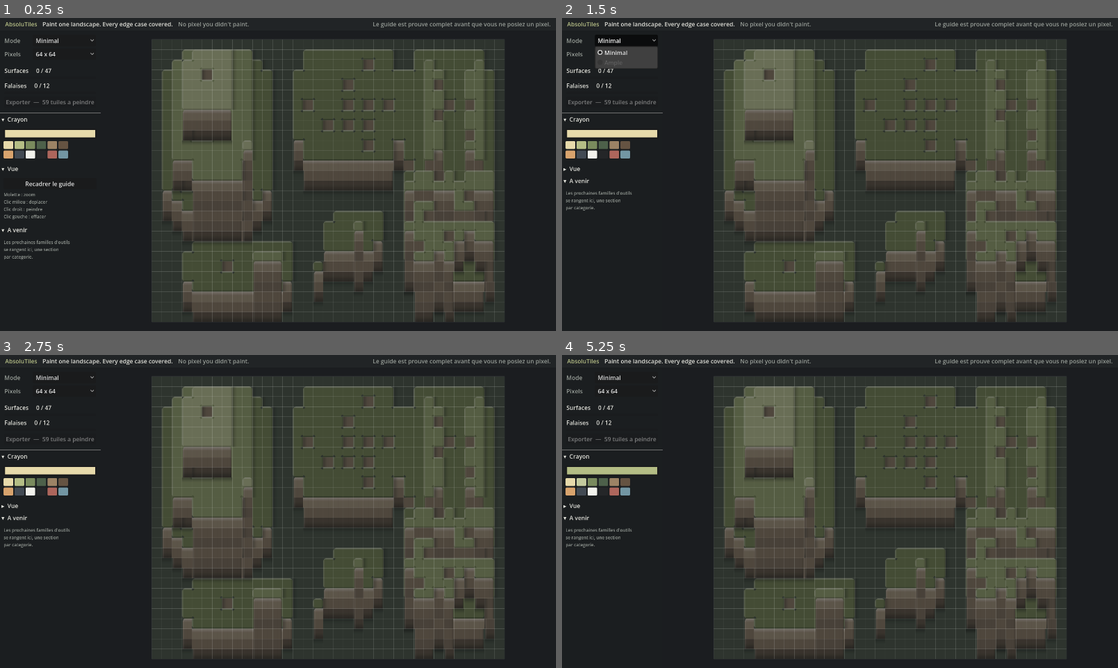
Above: before the commit, frames 1-4 (two rows, left to right).
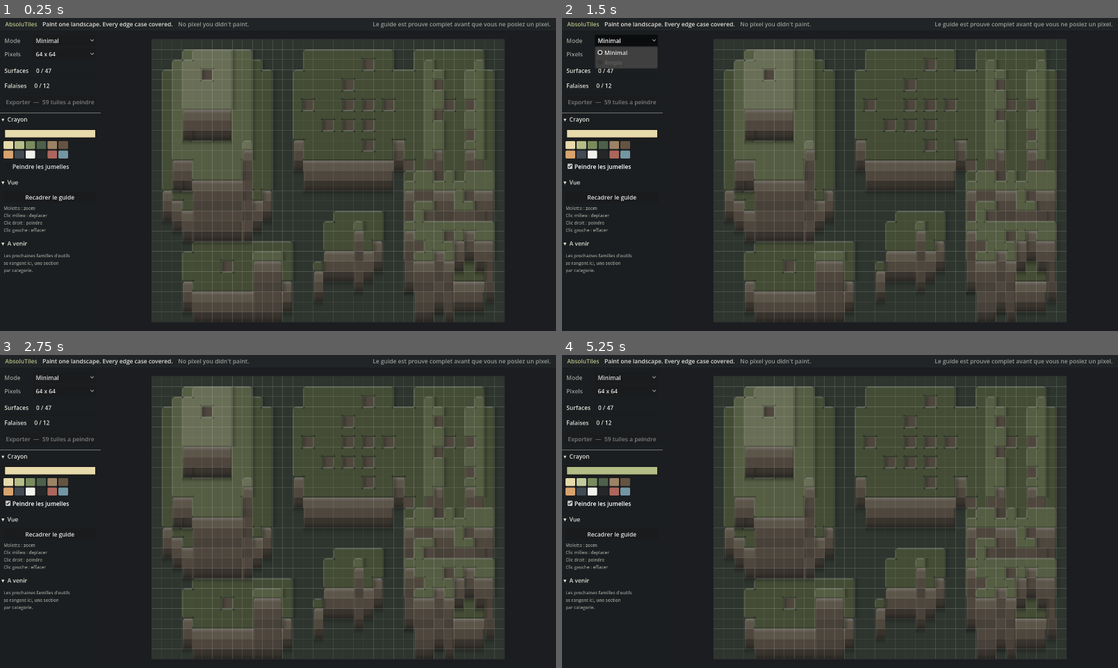
Above: after the commit, the same moments.

Repository: darref/MarchingSquares
Game: Godot game, scene res://ui/editor.tscn
Two runs of this game, one before a commit and one after it. Both use one fixed random seed, a clock stepped at 60 frames per second and the inputs below.
Inputs (mouse positions are in pixels of both pictures, inside the frame that each line leads up to):
- Up to frame 1 (0.25 s): no input
- Up to frame 2 (1.5 s): click (612, 165) at 0.5 s, where only the run after the commit has a clickable "Peindre les jumelles"; click "Minimal" at 1.25 s
- Up to frame 3 (2.75 s): click "64 x 64" at 2 s
- Up to frame 4 (5.25 s): click "▾ Crayon" at 2.75 s; click "▸ Crayon" at 3.5 s; click (573, 483) at 4.25 s; click (578, 483) at 5 s

The runs differ from the first frame. In frame 1, 0.9% of the frame differs, in the area x 0-14%, y 46-82%; in frame 2, 0.7%; in frame 3, 0.7%; in frame 4, 0.7%.

Commit message:
Peindre les jumelles, et les groupes qui les designent
Deux cases qui portent le meme index de surface -- ou le meme role de
robe -- sont la MEME tuile. Une case a cocher permet de les peindre
ensemble : on dessine une fois, toutes les variantes recoivent le meme
etat, en direct.

- coverage.cells_by_index() et walls.cells_by_role() : le noyau designe
  les groupes, l'interface ne fait que les suivre.
- work_area : le televersement au GPU se limite aux cases visibles. Un
  coup de crayon peut en salir cent d'un coup ; a 256 pixels de cote,
  les remonter toutes ferait vingt-cinq mega-octets par image.
- la surbrillance du faux pixel sous la souris a ete essayee puis
  retiree : elle obligeait a redessiner a chaque micro-mouvement.

Le mode « peindre les rotations » est note dans les questions ouvertes,
avec la reserve qui va avec : une rotation fabrique une tuile que
personne n'a dessinee, la ou deux jumelles sont la meme tuile.

123 verifications, 0 echec.

Co-Authored-By: Claude Opus 5 <noreply@anthropic.com>
Claude-Session: https://claude.ai/code/session_018tvN4TQBR3sh7MsSTnFB1b

Diff:
--- a/core/coverage.gd
+++ b/core/coverage.gd
@@ -146,3 +146,19 @@
 			if index != NO_INDEX:
 				indices[Vector2i(x, y)] = index
 	return indices
+
+
+## Les cases regroupees par index de surface.
+##
+## Deux cases du meme groupe portent LA MEME TUILE : ce sont des variantes l'une de
+## l'autre. C'est ce qui permet de proposer de les peindre ensemble.
+static func cells_by_index(index_by_cell: Dictionary) -> Dictionary:
+	var groups: Dictionary = {}
+	for cell: Vector2i in index_by_cell.keys():
+		var index: int = int(index_by_cell[cell])
+		if not groups.has(index):
+			var fresh: Array[Vector2i] = []
+			groups[index] = fresh
+		var cells: Array[Vector2i] = groups[index]
+		cells.append(cell)
+	return groups
--- a/core/walls.gd
+++ b/core/walls.gd
@@ -305,3 +305,17 @@
 	if left.y != right.y:
 		return left.y < right.y
 	return left.x < right.x
+
+
+## Les cases de robe regroupees par role. Meme raison que coverage.cells_by_index() : deux
+## cases du meme role portent la meme tuile.
+static func cells_by_role(visible: Dictionary) -> Dictionary:
+	var groups: Dictionary = {}
+	for cell: Vector2i in visible.keys():
+		var role: Vector2i = visible[cell]
+		if not groups.has(role):
+			var fresh: Array[Vector2i] = []
+			groups[role] = fresh
+		var cells: Array[Vector2i] = groups[role]
+		cells.append(cell)
+	return groups
--- a/tests/run.gd
+++ b/tests/run.gd
@@ -37,6 +37,7 @@
 	_test_minimal_guide_walls()
 	_test_painting()
 	_test_wall_variants()
+	_test_twins()
 	_test_guide_image()
 	_report_candidate_guide()
 	_print_summary()
@@ -454,6 +455,39 @@
 	_check(full["unused"].is_empty(), "aucune case de robe inutilisee quand tout est peint")
 
 
+func _test_twins() -> void:
+	print("jumelles : les cases qui portent la meme tuile")
+	# Deux ilots isoles portent le meme index : ce sont des variantes l une de l autre.
+	var flat: PackedStringArray = HeightMask.parse("#.#")
+	var indices: Dictionary = Coverage.index_map(flat)
+	var groups: Dictionary = Coverage.cells_by_index(indices)
+	_check_equal(groups.size(), 1, "un seul index en jeu")
+	var expected: Array[Vector2i] = [Vector2i(0, 0), Vector2i(2, 0)]
+	_check_equal(groups[0], expected, "les deux ilots sont jumeaux")
+
+	var relief: PackedStringArray = HeightMask.parse(".....
+.222.
+.....
+.....
+.....
+.....
+.....
+.....")
+	var roles: Dictionary = Walls.visible_roles(relief)
+	var wall_groups: Dictionary = Walls.cells_by_role(roles)
+	_check_equal(wall_groups.size(), Walls.ALL_ROLES.size(), "les douze roles forment douze groupes")
+	var consistent: bool = true
+	var counted: int = 0
+	for role: Vector2i in wall_groups.keys():
+		var cells: Array[Vector2i] = wall_groups[role]
+		counted += cells.size()
+		for cell: Vector2i in cells:
+			if roles[cell] != role:
+				consistent = false
+	_check(consistent, "un groupe ne rassemble que des cases du meme role")
+	_check_equal(counted, roles.size(), "aucune case de robe n est oubliee ni comptee deux fois")
+
+
 func _test_guide_image() -> void:
 	print("rendu : l illustration se calcule depuis le relief seul")
 	var heights: PackedStringArray = HeightMask.parse(".....
--- a/ui/editor.gd
+++ b/ui/editor.gd
@@ -55,6 +55,7 @@
 		var button: Button = swatch as Button
 		if button != null:
 			button.pressed.connect(_on_swatch_pressed.bind(button))
+	(%TwinsCheck as CheckBox).toggled.connect(_on_twins_toggled)
 	(%FitButton as Button).pressed.connect(_on_fit_pressed)
 	(%ExportButton as Button).pressed.connect(_on_export_pressed)
 	work.reserved_left = (%Sidebar as Control).size.x
@@ -143,6 +144,7 @@
 	_painting = Painting.new(_current_resolution())
 	var work: Control = %WorkArea
 	work.pencil = (%PencilColor as ColorPickerButton).color
+	work.paint_twins = (%TwinsCheck as CheckBox).button_pressed
 	work.show_guide(_heights, _painting)
 	_refresh_counters()
 
@@ -165,6 +167,10 @@
 	var color: Color = button.get_meta("color")
 	(%PencilColor as ColorPickerButton).color = color
 	(%WorkArea as Control).pencil = color
+
+
+func _on_twins_toggled(pressed: bool) -> void:
+	(%WorkArea as Control).paint_twins = pressed
 
 
 func _on_fit_pressed() -> void:
--- a/ui/editor.tscn
+++ b/ui/editor.tscn
@@ -568,6 +568,12 @@
 theme_override_styles/hover = SubResource("StyleBoxFlat_i3odb")
 metadata/color = Color(0.451, 0.588, 0.639, 1)
 
+[node name="TwinsCheck" type="CheckBox" parent="Layout/Body/Sidebar/Column/ToolsScroll/Sections/PencilSection/Content/Items"]
+unique_name_in_owner = true
+layout_mode = 2
+tooltip_text = "Les cases qui portent la meme tuile recoivent le meme dessin, en direct."
+text = "Peindre les jumelles"
+
 [node name="ViewSection" type="VBoxContainer" parent="Layout/Body/Sidebar/Column/ToolsScroll/Sections" unique_id=540198287]
 layout_mode = 2
 theme_override_constants/separation = 0
--- a/ui/work_area.gd
+++ b/ui/work_area.gd
@@ -34,6 +34,11 @@
 const HOVER_REFUSED: Color = Color(0.925, 0.463, 0.396, 0.90)
 
 var pencil: Color = Color(0.906, 0.855, 0.671)
+
+## Peindre une case peint aussi toutes celles qui portent la meme tuile.
+## ⚠ CE N'EST PAS UN REGLAGE DU PRODUIT, c'est une aide au geste : elle ne change rien a ce
+## qui sort, seulement au nombre de fois qu'il faut refaire le meme dessin.
+var paint_twins: bool = false
 
 ## Largeur occupee par la barre d'outils, qui est posee SUR la zone de travail.
 ## ⚠ ELLE NE SERT QU AU CADRAGE. On ne bride pas le dessin a cette marge : le guide peut
@@ -52,7 +57,9 @@
 var _stroke: int = 0
 var _last_paint: Vector2 = Vector2.ZERO
 var _panning: bool = false
-var _dirty: Dictionary = {}
+var _stale: Dictionary = {}
+var _changed: bool = false
+var _twin_of: Dictionary = {}
 var _wall_roles: Dictionary = {}
 var _needs_fit: bool = false
 
@@ -65,13 +72,28 @@
 ## chaque pixel pose ferait, a 256 de cote, un quart de mega-octet par pixel et par coup de
 ## souris. On marque la case sale, et on ne televerse qu ici.
 func _process(_delta: float) -> void:
-	if _dirty.is_empty():
-		return
-	for cell: Vector2i in _dirty.keys():
-		_upload_cell(cell)
-	_dirty.clear()
-	queue_redraw()
-	painting_changed.emit()
+	if not _stale.is_empty():
+		# ⚠ ON NE TELEVERSE QUE CE QU ON VOIT. Peindre les jumelles peut salir cent cases d un
+		# coup ; a 256 pixels de cote, les remonter toutes ferait vingt-cinq mega-octets par
+		# image. Les autres attendent d entrer dans le cadre.
+		var done: Array[Vector2i] = []
+		for cell: Vector2i in _stale.keys():
+			if _on_screen(cell):
+				_upload_cell(cell)
+				done.append(cell)
+		for cell: Vector2i in done:
+			_stale.erase(cell)
+		if not done.is_empty():
+			queue_redraw()
+	if _changed:
+		_changed = false
+		queue_redraw()
+		painting_changed.emit()
+
+
+func _on_screen(cell: Vector2i) -> bool:
+	var rect: Rect2 = Rect2(_cell_origin(cell), Vector2(_tile_px, _tile_px))
+	return rect.intersects(Rect2(Vector2.ZERO, size))
 
 
 ## Charge un guide et la peinture qui va avec. Tout est recalcule : les cases peignables,
@@ -80,7 +102,7 @@
 	_heights = heights
 	_painting = painting
 	_textures.clear()
-	_dirty.clear()
+	_stale.clear()
 	_surface_cells.clear()
 	_wall_cells.clear()
 	# La carte case -> index se calcule une fois : l'editeur en a besoin a chaque coup de
@@ -91,6 +113,17 @@
 	_wall_roles = Walls.visible_roles(heights)
 	for cell: Vector2i in _wall_roles.keys():
 		_wall_cells[cell] = true
+	# Les jumelles : deux cases du meme groupe portent la meme tuile. Le noyau les designe,
+	# on ne fait ici que retenir, pour chaque case, la liste de ses semblables.
+	_twin_of.clear()
+	for group: Array in Coverage.cells_by_index(_surface_cells).values():
+		var surface_twins: Array[Vector2i] = group
+		for cell: Vector2i in surface_twins:
+			_twin_of[cell] = surface_twins
+	for group: Array in Walls.cells_by_role(_wall_roles).values():
+		var wall_twins: Array[Vector2i] = group
+		for cell: Vector2i in wall_twins:
+			_twin_of[cell] = wall_twins
 	var image: Image = GuideImage.render(heights, GUIDE_TILE)
 	_background = ImageTexture.create_from_image(image)
 	# ⚠ ON NE CADRE PAS TOUT DE SUITE. Au premier chargement, le conteneur n'a pas encore
@@ -246,6 +279,8 @@
 			queue_redraw()
 
 
+## ⚠ LE SURVOL SE SUIT A LA CASE, PAS AU PIXEL. Suivre le pixel redessinait la zone de
+## travail a chaque micro-mouvement de souris, pour un reperage dont on n a pas voulu.
 func _set_hover(position: Vector2) -> bool:
 	var cell: Vector2i = _cell_at(position)
 	if cell == _hover:
@@ -286,9 +321,17 @@
 	var inside: Vector2 = (local - Vector2(float(cell.x), float(cell.y))) * float(_painting.resolution)
 	var px: int = clampi(floori(inside.x), 0, _painting.resolution - 1)
 	var py: int = clampi(floori(inside.y), 0, _painting.resolution - 1)
-	var changed: bool = _painting.paint(cell, px, py, pencil) if _stroke > 0 else _painting.erase(cell, px, py)
+	var targets: Array[Vector2i] = [cell]
+	if paint_twins and _twin_of.has(cell):
+		targets = _twin_of[cell]
+	var changed: bool = false
+	for target: Vector2i in targets:
+		var touched: bool = _painting.paint(target, px, py, pencil) if _stroke > 0 else _painting.erase(target, px, py)
+		if touched:
+			_stale[target] = true
+			changed = true
 	if changed:
-		_dirty[cell] = true
+		_changed = true
 	return changed
 
 
Not shown, changed: CLAUDE.md
